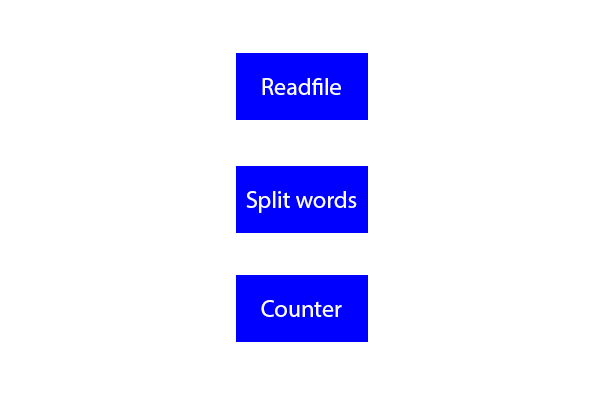
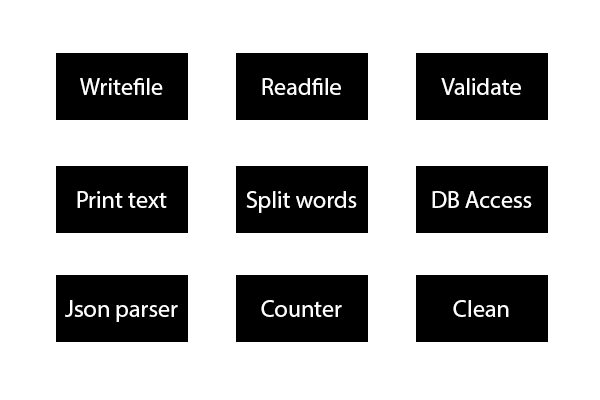
Revision of a layered (600, 400) image; what changed, layer by layer:
added group "object copy 6" with 2 layers in group "1" over 416, 53, 548, 120
added layer "Validate" in group "object copy 6" over 441, 78, 521, 95
added layer "Rectangle 1" (1st of 9, in "1" › "object copy 6") in group "object copy 6" over 416, 53, 548, 120
added group "object copy 5" with 2 layers in group "1" over 416, 275, 548, 342
added layer "Clean" (exclusion) in group "object copy 5" over 453, 300, 509, 317
added layer "Rectangle 1" (2nd of 9, in "1" › "object copy 5") in group "object copy 5" over 416, 275, 548, 342
added group "object copy 4" with 2 layers in group "1" over 416, 166, 548, 233
added layer "DB Access" in group "object copy 4" over 432, 191, 532, 208
added layer "Rectangle 1" (3rd of 9, in "1" › "object copy 4") in group "object copy 4" over 416, 166, 548, 233
added group "object copy 3" with 2 layers in group "1" over 56, 53, 188, 120
added layer "Writefile" in group "object copy 3" over 80, 78, 163, 95
added layer "Rectangle 1" (4th of 9, in "1" › "object copy 3") in group "object copy 3" over 56, 53, 188, 120
added group "object copy 2" with 2 layers in group "1" over 56, 275, 188, 342
added layer "Json parser" in group "object copy 2" over 65, 300, 178, 322
added layer "Rectangle 1" (5th of 9, in "1" › "object copy 2") in group "object copy 2" over 56, 275, 188, 342
added group "object copy" with 2 layers in group "1" over 56, 166, 188, 233
added layer "Print text" in group "object copy" over 77, 191, 167, 208
added layer "Rectangle 1" (6th of 9, in "1" › "object copy") in group "object copy" over 56, 166, 188, 233
painted on "Rectangle 1" (7th of 9, in "1" › "object") over 236, 53, 368, 120
painted on "Rectangle 1" (8th of 9, in "1" › "object") over 236, 275, 368, 342
painted on "Rectangle 1" (9th of 9, in "1" › "object") over 236, 166, 368, 233
